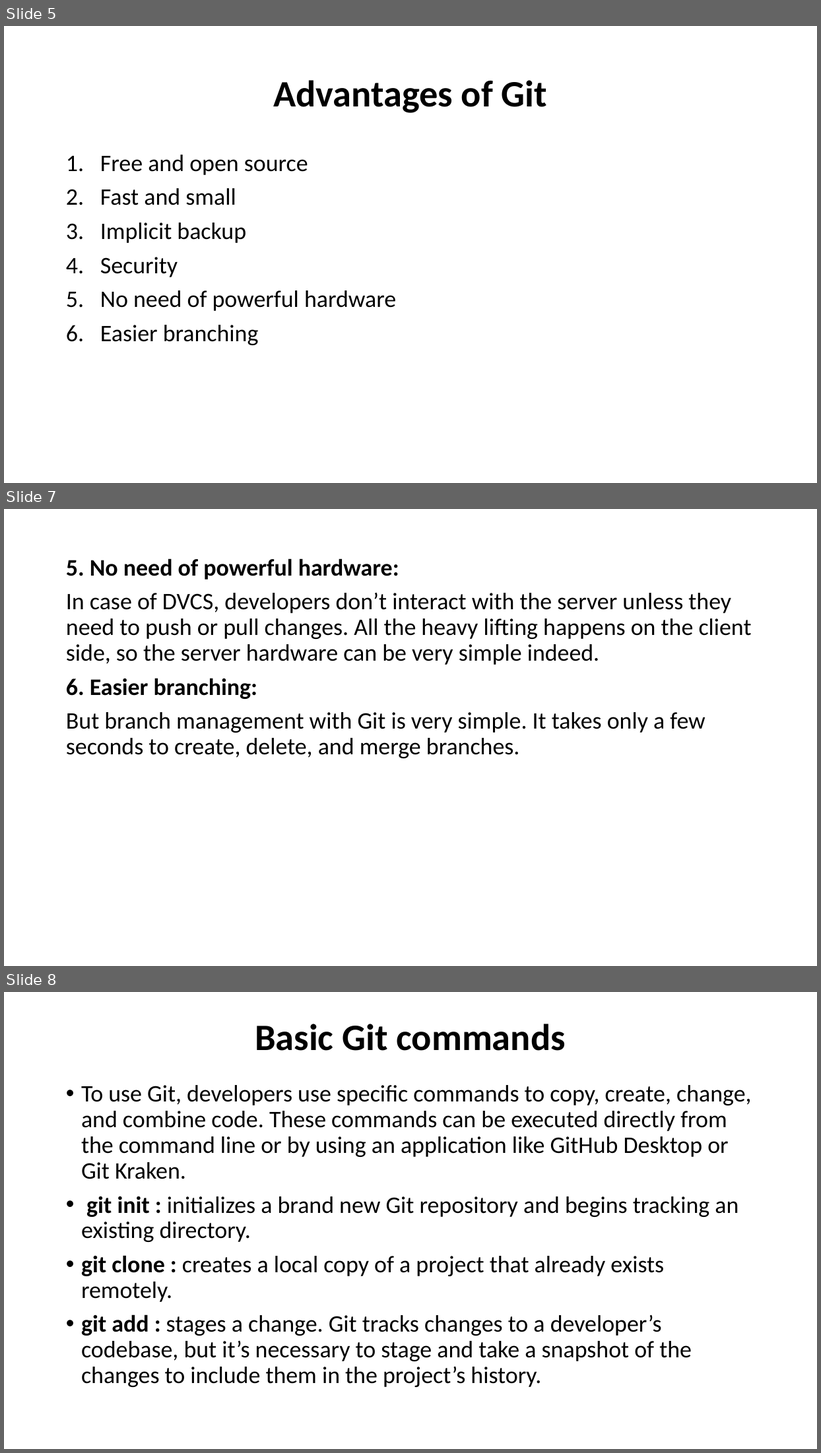
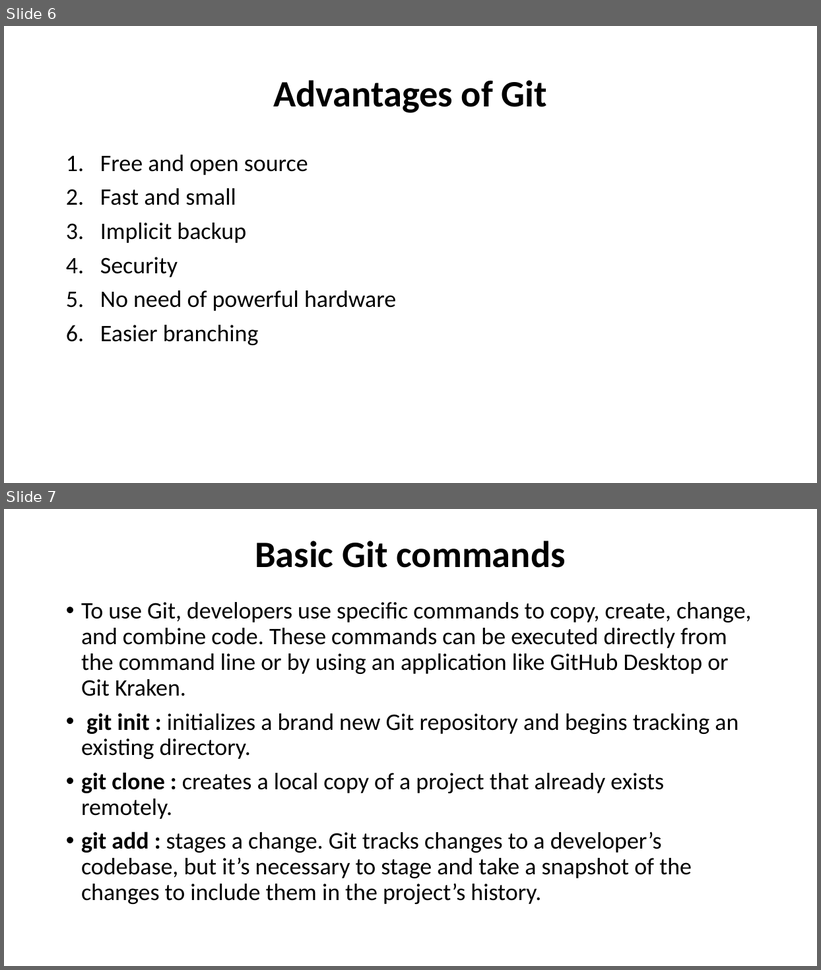
Before and after one commit to Praveenkumargorantala/FDP, a slide deck: Git.pptx. Shown one above the other, each under a label of ours: slides 5, 7 and 8 before the commit, slides 6 and 7 after it; the slides between them are not shown. The pictures are 821x1453 and 821x970 pixels, drawn with LibreOffice and Linux fonts; fonts in the diff are those of the drawing. Boxes give left, top, right and bottom in pixels: in the first picture for what was removed or moved away, otherwise in the second. Text is boxed around its words. In the diff, an @@ line names an element or a change of style, - is before the commit and + after.

```diff
--- a/Git.pptx
+++ b/Git.pptx
@@ slide 7 removed at bbox=[4, 509, 817, 966], background #FFFFFF @@
@@ text removed at bbox=[66, 559, 752, 758] @@
-5. No need of powerful hardware:
-In case of DVCS, developers don’t interact with the server unless they need to push or pull changes. All the heavy lifting happens on the client side, so the server hardware can be very simple indeed.
-6. Easier branching:
-But branch management with Git is very simple. It takes only a few seconds to create, delete, and merge branches.
@@ what was slide 5 is now slide 6 @@
@@ what was slide 8 is now slide 7 @@
```
Also in this commit, not shown: 5 slides changed, 2 slides added, 1 other slide removed.
